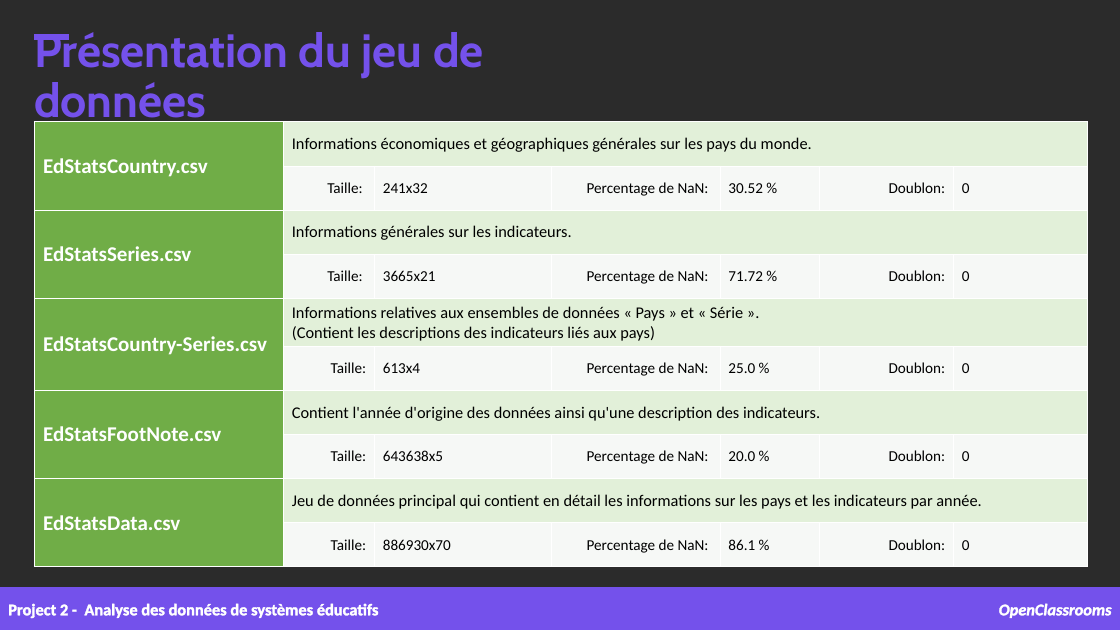
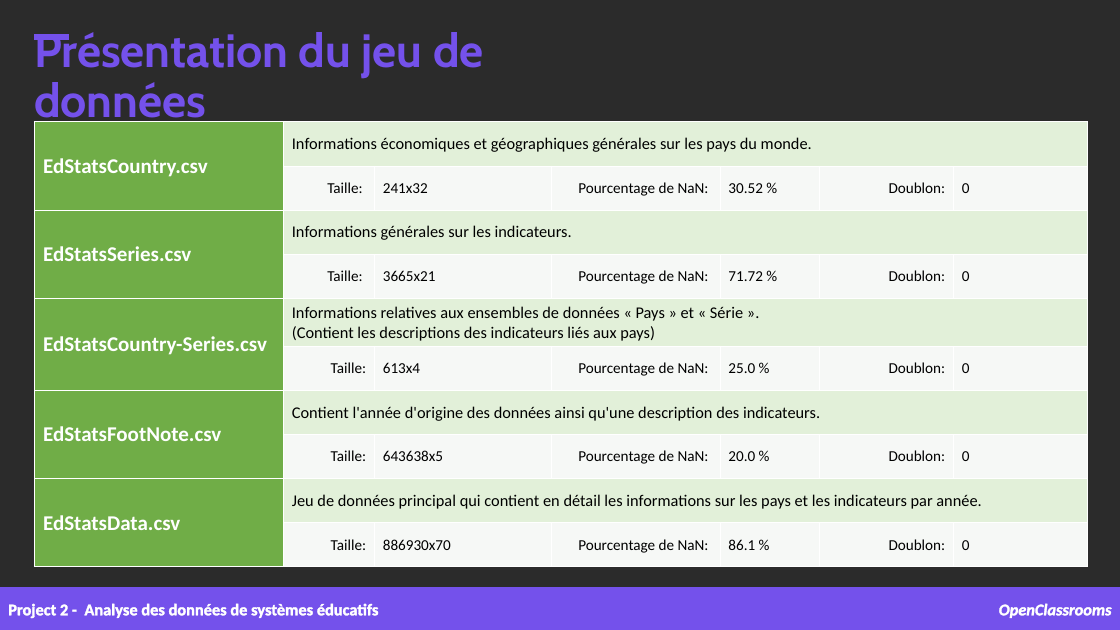
Before and after one commit to samirhinojosa/OC-P2-education-statistics, a slide deck: slide 7 of supports/P2_02_presentation v2 - final.pptx. Drawn at 1120x630 pixels with LibreOffice and Linux fonts; fonts in the diff are those of the drawing; background and template pictures are left out; a plain dark background stands for a picture behind light text. Boxes give left, top, right and bottom in pixels: in the first picture for what was removed or moved away, otherwise in the second. Text is boxed around its words. In the diff, an @@ line names an element or a change of style, - is before the commit and + after.

Commit message:
Updating presentation

```diff
--- a/supports/P2_02_presentation v2 - final.pptx
+++ b/supports/P2_02_presentation v2 - final.pptx
@@ table at box(34, 122, 1088, 567) @@
-row 2, column 4: Percentage de NaN:
+row 2, column 4: Pourcentage de NaN:
-row 4, column 4: Percentage de NaN:
+row 4, column 4: Pourcentage de NaN:
-row 6, column 4: Percentage de NaN:
+row 6, column 4: Pourcentage de NaN:
-row 8, column 4: Percentage de NaN:
+row 8, column 4: Pourcentage de NaN:
-row 10, column 4: Percentage de NaN:
+row 10, column 4: Pourcentage de NaN:
```
Also in this commit, not shown: 8 other slides changed, 5 other files.
